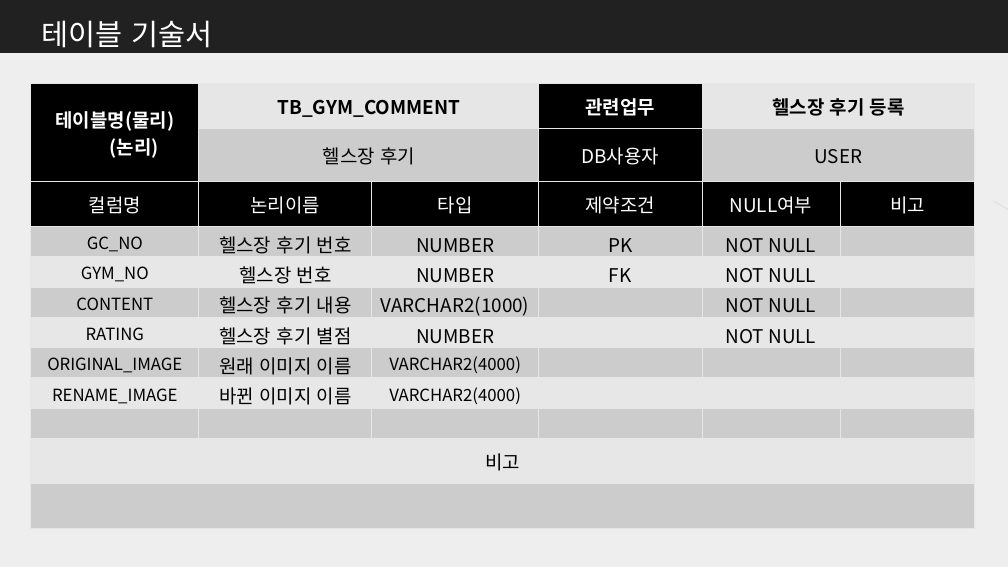
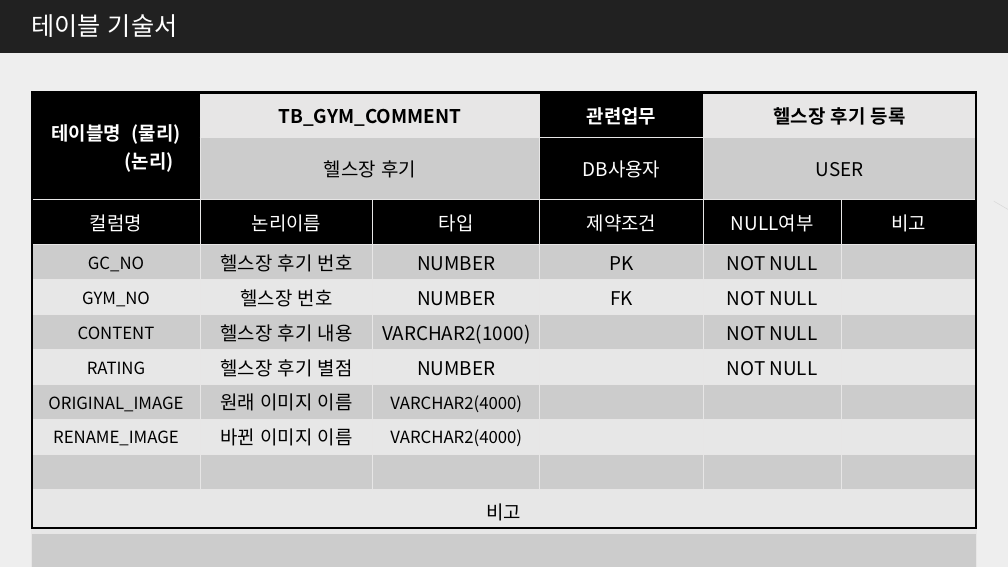
Before and after one commit to me0768/KHFinalProject, a slide deck: slide 17 of 보고서/DataBase설계서_Final_Project.pptx. Drawn at 1008x567 pixels with LibreOffice and Linux fonts; fonts in the diff are those of the drawing. Boxes give left, top, right and bottom in pixels: in the first picture for what was removed or moved away, otherwise in the second. Text is boxed around its words. In the diff, an @@ line names an element or a change of style, - is before the commit and + after.

```diff
--- a/보고서/DataBase설계서_Final_Project.pptx
+++ b/보고서/DataBase설계서_Final_Project.pptx
@@ text "테이블 기술서": place and size @@
-text "테이블 기술서" at <box>42,20,212,48</box>
+text "테이블 기술서" at <box>31,14,178,37</box>
@@ text "테이블 기술서" at <box>31,14,178,37</box>: size 28 to 24 pt; line spacing 1.5 to 1 @@
@@ table at <box>32,92,977,529</box> @@
-row 1, column 1: 테이블명(물리) / (논리)
+row 1, column 1: 테이블명 (물리) / (논리)
@@ table: place and size @@
-table at <box>31,84,976,520</box>
+table at <box>32,92,977,529</box>
@@ rectangle added at <box>32,92,976,529</box>, outline #000000 2 pt @@
```
Also in this commit, not shown: 27 other slides changed, 17 slides added, 4 other files.
